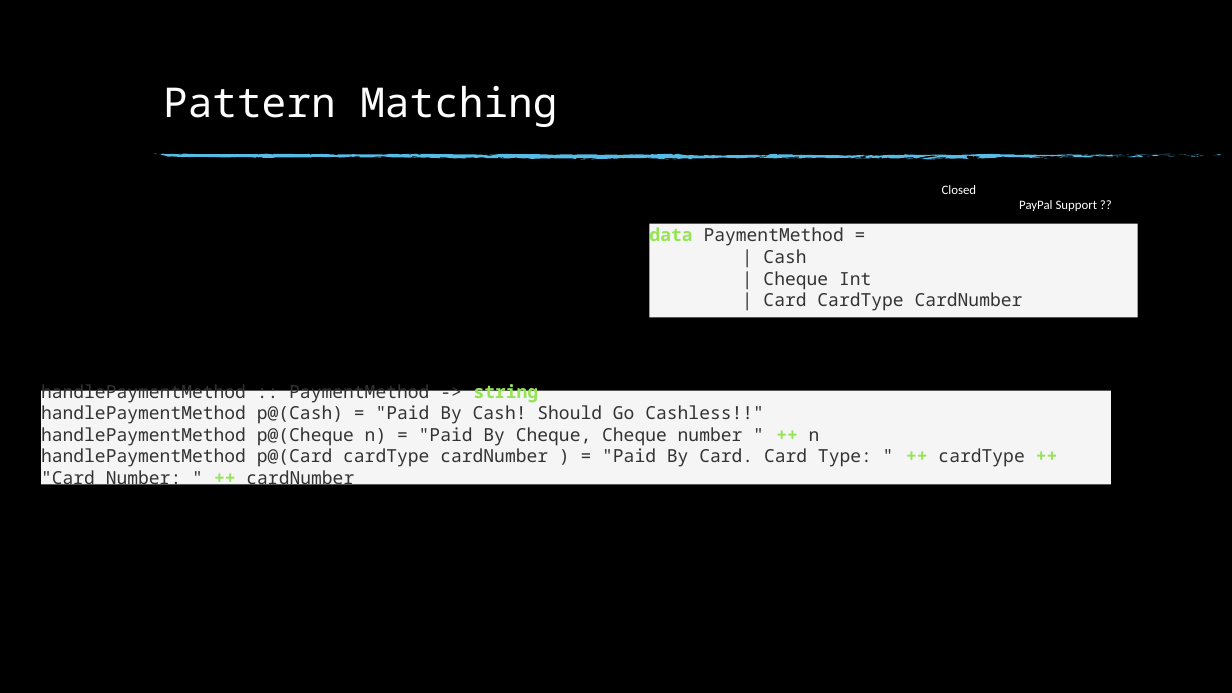
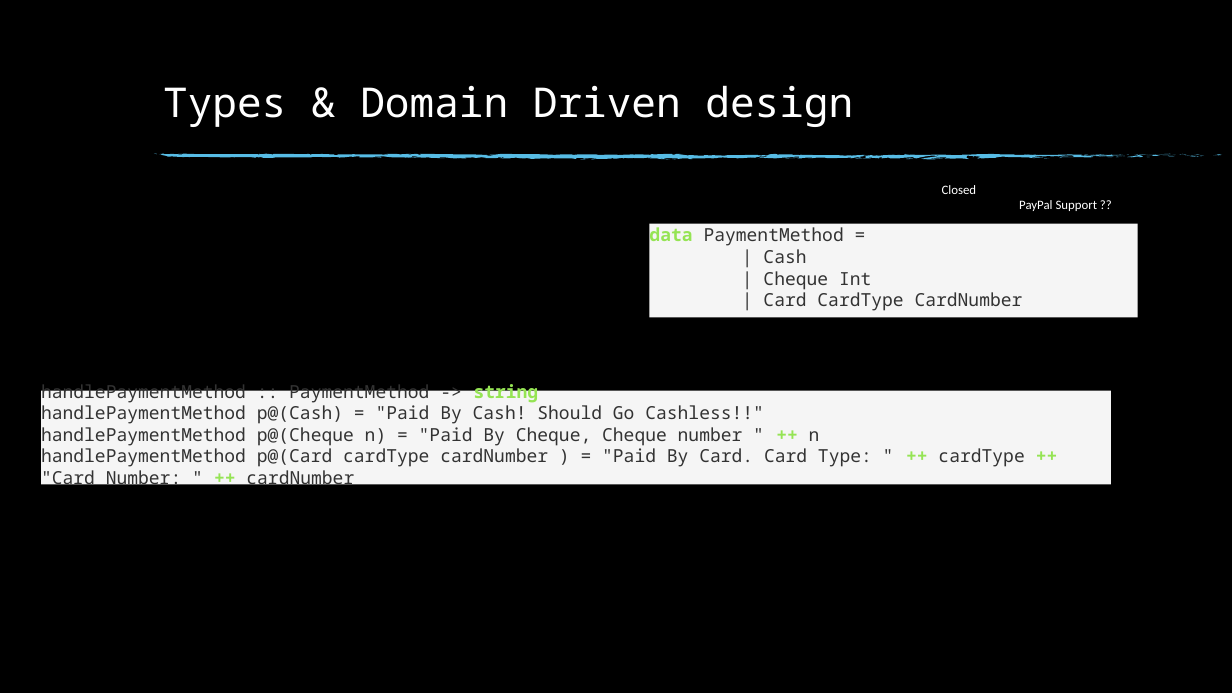
Before and after one commit to anuragjaiswal/haskell-ppt, a slide deck: slide 29 of Haskell.pptx (slide 28 before the commit). Drawn at 1232x693 pixels with LibreOffice and Linux fonts; fonts in the diff are those of the drawing; background and template pictures are left out. Boxes give left, top, right and bottom in pixels: in the first picture for what was removed or moved away, otherwise in the second. Text is boxed around its words. In the diff, an @@ line names an element or a change of style, - is before the commit and + after.

```diff
--- a/Haskell.pptx
+++ b/Haskell.pptx
@@ title at (x1=163, y1=85, x2=853, y2=127): text changed @@
-Pattern Matching
+Types & Domain Driven design
```
Also in this commit, not shown: 18 other slides changed, 5 slides added, 3 slides removed, 1 other file.
